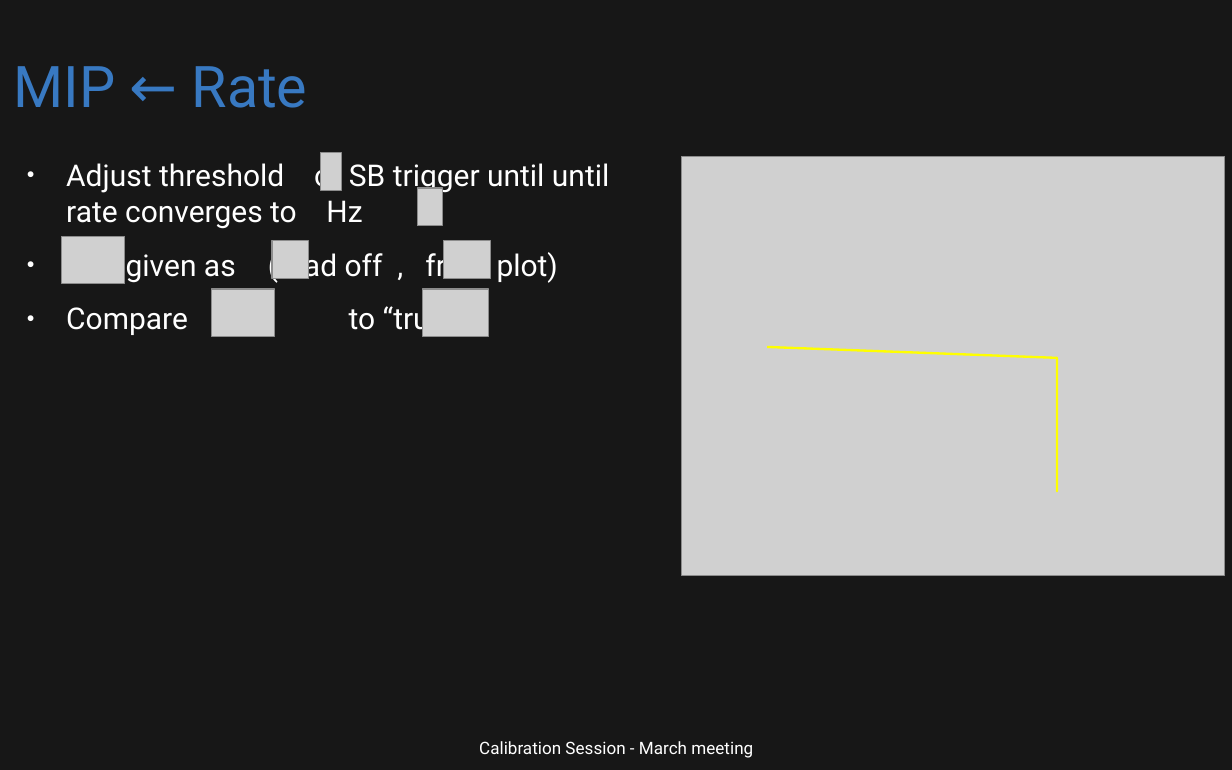
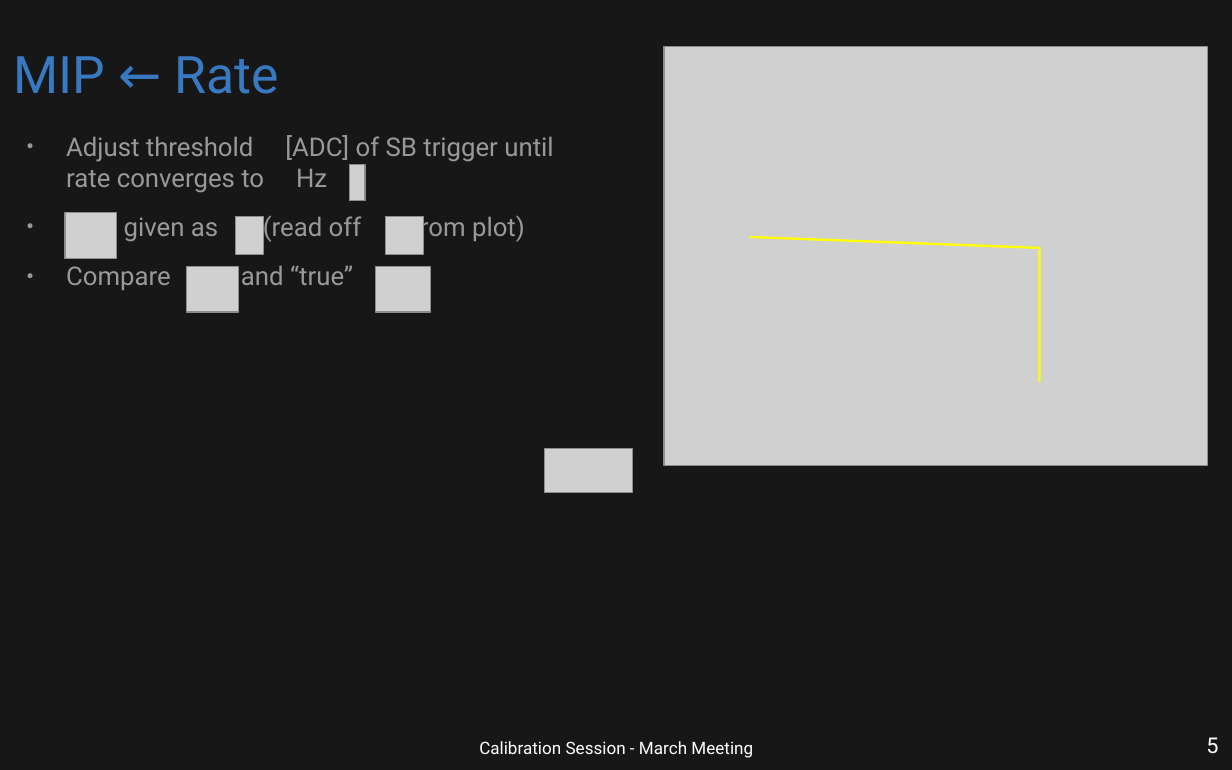
Before and after one commit to Quizznor/phd-thesis, a slide deck: slide 5 of Outreach/malargue_apr_2024/mip_online_calibration/calibration_session_2024_04_15_filip_mip.odp. Drawn at 1232x770 pixels with LibreOffice and Linux fonts; fonts in the diff are those of the drawing; grey boxes stand for pictures; background and template pictures are left out. Boxes give left, top, right and bottom in pixels: in the first picture for what was removed or moved away, otherwise in the second. Text is boxed around its words. In the diff, an @@ line names an element or a change of style, - is before the commit and + after.

```diff
--- a/Outreach/malargue_apr_2024/mip_online_calibration/calibration_session_2024_04_15_filip_mip.odp
+++ b/Outreach/malargue_apr_2024/mip_online_calibration/calibration_session_2024_04_15_filip_mip.odp
@@ title "MIP ← Rate": place and size @@
-title "MIP ← Rate" at bbox=[13, 66, 308, 108]
+title "MIP ← Rate" at bbox=[13, 56, 278, 94]
@@ title "MIP ← Rate" at bbox=[13, 56, 278, 94]: size 37 to 33.3 pt @@
@@ picture: place and size @@
-picture at bbox=[682, 157, 1225, 576]
+picture at bbox=[664, 47, 1207, 466]
@@ text "Adjust threshold [ADC] of SB ...": place and size @@
-text "Adjust threshold [ADC] of SB ..." at bbox=[66, 158, 609, 337]
+text "Adjust threshold [ADC] of SB ..." at bbox=[66, 135, 553, 285]
@@ text at bbox=[66, 135, 553, 193]: text changed; size 19.3 to 16.6 pt; text colour #FFFFFF to #999999 @@
-● Adjust threshold of SB trigger until until rate converges to Hz
+● Adjust threshold [ADC] of SB trigger until rate converges to Hz
@@ picture: place and size @@
-picture at bbox=[321, 153, 342, 191]
+picture at bbox=[349, 164, 364, 200]
@@ picture: place and size @@
-picture at bbox=[61, 236, 124, 283]
+picture at bbox=[65, 212, 116, 258]
@@ text at bbox=[124, 215, 525, 242]: size 19.3 to 16.6 pt, text colour #FFFFFF to #999999 in "given as (read off , from plot)"; bullet colour #FFFFFF to #999999 @@
@@ picture: place and size @@
-picture at bbox=[272, 240, 309, 278]
+picture at bbox=[236, 217, 264, 255]
@@ picture: place and size @@
-picture at bbox=[417, 188, 443, 226]
+picture at bbox=[386, 217, 424, 255]
@@ line moved from (767, 347) - (1058, 358) to (750, 237) - (1040, 248) @@
@@ picture: place and size @@
-picture at bbox=[211, 290, 274, 337]
+picture at bbox=[187, 266, 238, 312]
@@ text at bbox=[241, 265, 353, 285]: text changed; size 19.3 to 16.6 pt; text colour #FFFFFF to #999999 @@
-● Compare to “true”
+● Compare and “true”
@@ picture: place and size @@
-picture at bbox=[423, 290, 489, 337]
+picture at bbox=[376, 266, 430, 312]
@@ line moved from (1058, 492) - (1058, 358) to (1040, 381) - (1040, 248) @@
@@ picture: place and size @@
-picture at bbox=[444, 241, 491, 279]
+picture at bbox=[544, 449, 633, 493]
@@ text at bbox=[479, 741, 753, 758]: text changed @@
-Calibration Session - March meeting
+Calibration Session - March Meeting
@@ page number added at bbox=[1206, 737, 1218, 754], 14 pt, text #FFFFFF @@
+5
```
Also in this commit, not shown: 5 other slides changed, 1 slide removed, 3 other files.
